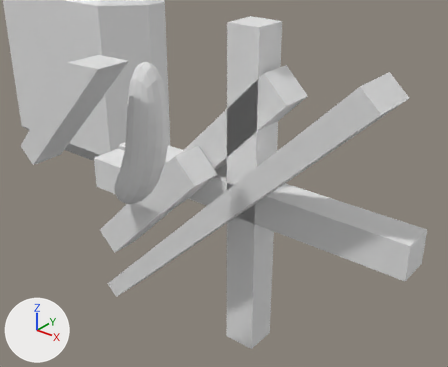
The Blender file 3dobjects/mesh.blend, before and after one commit.
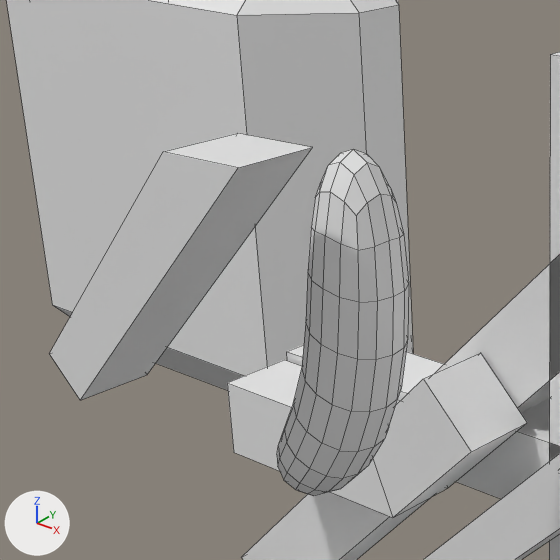
Each version is shown from a camera (50 mm lens) standing at (4.878, -0.922, 1.637) and looking at (3.504, 0.795, 0.573), then close up on the part from 0% to 52% of the width and 0% to 63% of the height. The lights are fixed; the arrows at lower left show +X, +Y and +Z. The close-ups show mesh edges as thin lines.

Script lines for the objects in view, before the commit:
```python
me_cube_001 = bpy.data.meshes.new('Cube.001')
me_cube_001.from_pydata(...)  # 12 vertices, 10 faces; spans x -0.3..0.1, y -0.1..0.1, z 0.159..1.0
me_cube_004 = bpy.data.meshes.new('Cube.004')
me_cube_004.from_pydata([(-0.83, -0.17, -0.87), (-0.91, -0.17, -0.79), (-0.83, 0.1, -0.87), (-0.91, 0.1, -0.79), (0.9, -0.17, 0.8), (0.8, -0.17, 0.9), (0.9, 0.1, 0.8), (0.8, 0.1, 0.9)], [], [(0, 1, 3, 2), (2, 3, 7, 6), (6, 7, 5, 4), (4, 5, 1, 0), (2, 6, 4, 0), (7, 3, 1, 5)])
me_cube_008 = bpy.data.meshes.new('Cube.008')
me_cube_008.from_pydata(...)  # a box spanning x -1.0..1.0, y -0.1..0.1, z -0.1..0.1
ob_cube_003 = bpy.data.objects.new('Cube.003', me_cube_008)
ob_cube_003.location = (3.0, 1.677, 0.0)
ob_mirrorplate = bpy.data.objects.new('MirrorPlate', me_cube_004)
ob_mirrorplate.location = (3.0, 1.475, 0.0)
ob_mirrortube2 = bpy.data.objects.new('MirrorTube2', me_cube_001)
ob_mirrortube2.location = (3.005, 0.892, 0.0)
_m = ob_mirrortube2.modifiers.new('Subsurf', 'SUBSURF')
_m.levels = 0
# also in view: 'MirrorTube3' at (2.793, 0.639, 0.741); 'MirrorTube' at (2.421, 1.467, 0.079); 'Cube.002' at (3.0, 1.677, 0.0); 'Cube.000' at (2.5, 1.677, 0.0); 'Platform' at (0.0, 3.0, 0.0)
```
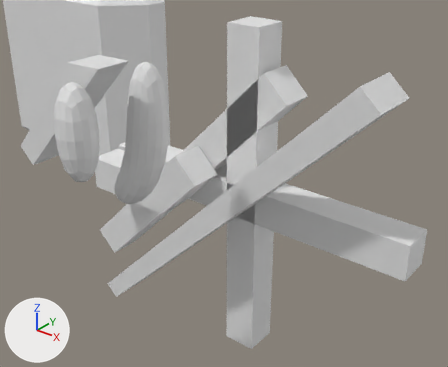
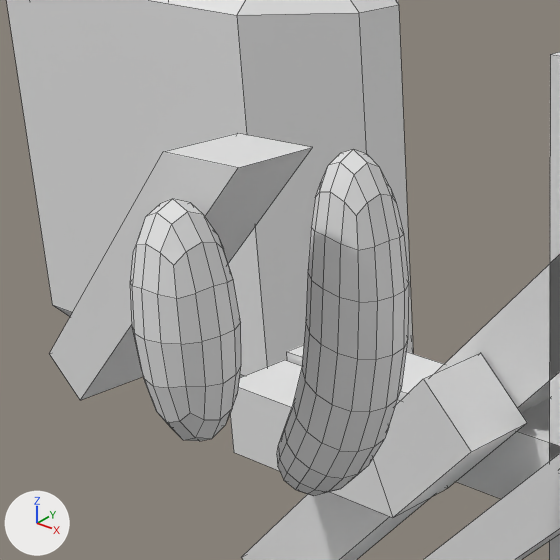
The edits, one by one:
Mesh me_cube_012 is new.
It is a box spanning x -0.1..0.1, y -0.1..0.1, z 0.5..1.0.
Object 'MirrorTubeEmpty' (ob_mirrortubeempty) is new; it shows me_cube_012.
Its location is (3.001, 0.501, -0.002).
It gains a SUBSURF modifier named 'Subsurf'.
Modifier setting: levels = 0.

Pixel boxes [x1, y1, x2, y2] of what changed, in the close-ups (560 x 560 px):
'MirrorTubeEmpty', added: after [130, 199, 241, 441]
